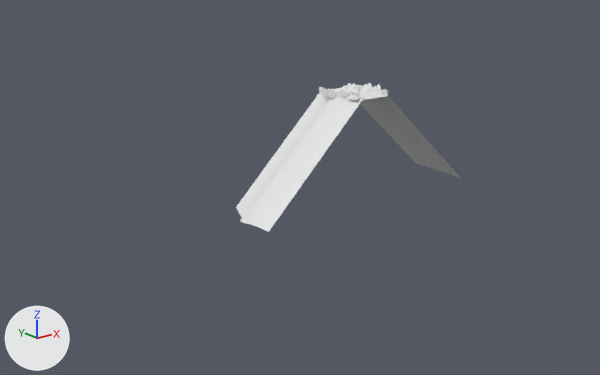
What one commit did to the OBJ model VektoriaApp/models/RoadTiles/RoadTiles_Curve_UpDown/RoadTiles_Curve_R_Down/RoadTile_Curve_R_Down3.obj.
Before and after are seen from a camera (50 mm lens) standing at (-1616.0, -1830.0, 460.0) and looking at (-100.0, 66.0, -298.0). The lights are fixed; the arrows at lower left show +X, +Y and +Z. Where no turn or scale is listed for an object, it has been applied to the vertices.

The older version as bpy lines, for what is in view:
```python
me_rocks_lowpoly1_cube_007 = bpy.data.meshes.new('Rocks_LowPoly1_Cube.007')
me_rocks_lowpoly1_cube_007.from_pydata(...)  # 4625 vertices, 9072 faces; spans x -380.0..497.0, y -150.0..150.0, z -345.0..22.0
# faces by material slot: [9028, 44]
me_rocks_lowpoly1_cube_007.materials.append(mat_rocks_011)  # white #e7e7e7
me_rocks_lowpoly1_cube_007.materials.append(mat_road_020)  # white #e7e7e7
ob_rocks_lowpoly1_cube_007 = bpy.data.objects.new('Rocks_LowPoly1_Cube.007', me_rocks_lowpoly1_cube_007)
ob_rocks_lowpoly1_cube_007.location = (0.0, 0.0, 0.0)
```
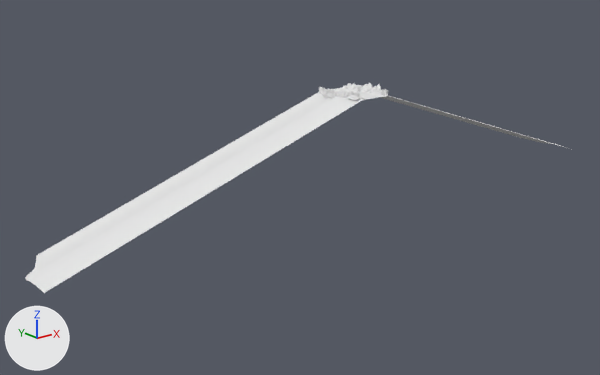
Changed parts and their boxes (x1, y1, x2, y2) in the pictures (600 x 375 px; the box of a moved part takes in the faces that stretch with it):
'Rocks_LowPoly1_Cube.007', reshaped (139% wider, 41% taller): before (236, 83, 462, 232); after (25, 83, 566, 293)
part 1 of me_rocks_lowpoly1_cube_007, moved or reshaped: before (236, 92, 362, 232); after (25, 92, 362, 293)
part 2 of me_rocks_lowpoly1_cube_007, moved or reshaped: before (360, 96, 462, 179); after (380, 96, 566, 148)

Edits to the bpy script that builds the scene:
```text
Change me_rocks_lowpoly1_cube_007:
    where me_rocks_lowpoly1_cube_007.from_pydata(...)  # 4625 vertices, 9072 faces; spans x -380.0..497.0, y -150.0..150.0, z -345.0..22.0
    used by ob_rocks_lowpoly1_cube_007; location = (0.0, 0.0, 0.0)
    me_rocks_lowpoly1_cube_007 part 1: all 12 vertices in x -380.0..-280.0, y -150.0..150.0, z -345.0..-315.0 are moved by (-620.0, 0.0, 0.0)
    me_rocks_lowpoly1_cube_007 part 2
    me_rocks_lowpoly1_cube_007.vertices[4613].co: (497.0, 95.0, -345.0) -> (1102.0, 95.0, -345.0)  # pixel (427, 166) -> pixel (532, 140)
    me_rocks_lowpoly1_cube_007.vertices[4614].co: (497.0, 123.0, -345.0) -> (1101.0, 123.0, -345.0)  # pixel (421, 165) -> pixel (526, 139)
    me_rocks_lowpoly1_cube_007.vertices[4615].co: (403.0, -123.0, -315.0) -> (1009.0, -123.0, -315.0)  # pixel (457, 177) -> pixel (567, 147)
    me_rocks_lowpoly1_cube_007.vertices[4616].co: (410.0, -95.0, -315.0) -> (1017.0, -95.0, -315.0)  # pixel (452, 175) -> pixel (562, 145)
    me_rocks_lowpoly1_cube_007.vertices[4617].co: (456.0, 14.0, -333.0) -> (1064.0, 14.0, -333.0)  # pixel (436, 170) -> pixel (544, 143)
    me_rocks_lowpoly1_cube_007.vertices[4618].co: (473.0, 41.0, -339.0) -> (1080.0, 41.0, -339.0)  # pixel (434, 169) -> pixel (540, 142)
    me_rocks_lowpoly1_cube_007.vertices[4619].co: (488.0, 68.0, -343.0) -> (1094.0, 68.0, -343.0)  # pixel (431, 168) -> pixel (537, 141)
    me_rocks_lowpoly1_cube_007.vertices[4620].co: (416.0, -68.0, -317.0) -> (1025.0, -68.0, -317.0)  # pixel (447, 173) -> pixel (556, 144)
    me_rocks_lowpoly1_cube_007.vertices[4621].co: (425.0, -41.0, -321.0) -> (1034.0, -41.0, -321.0)  # pixel (442, 172) -> pixel (552, 144)
    me_rocks_lowpoly1_cube_007.vertices[4622].co: (441.0, -14.0, -327.0) -> (1049.0, -14.0, -327.0)  # pixel (439, 171) -> pixel (548, 143)
    me_rocks_lowpoly1_cube_007.vertices[4623].co: (497.0, 150.0, -345.0) -> (1100.0, 150.0, -345.0)  # pixel (415, 163) -> pixel (520, 138)
    me_rocks_lowpoly1_cube_007.vertices[4624].co: (397.0, -150.0, -315.0) -> (1001.0, -150.0, -315.0)  # pixel (462, 179) -> not seen
```
